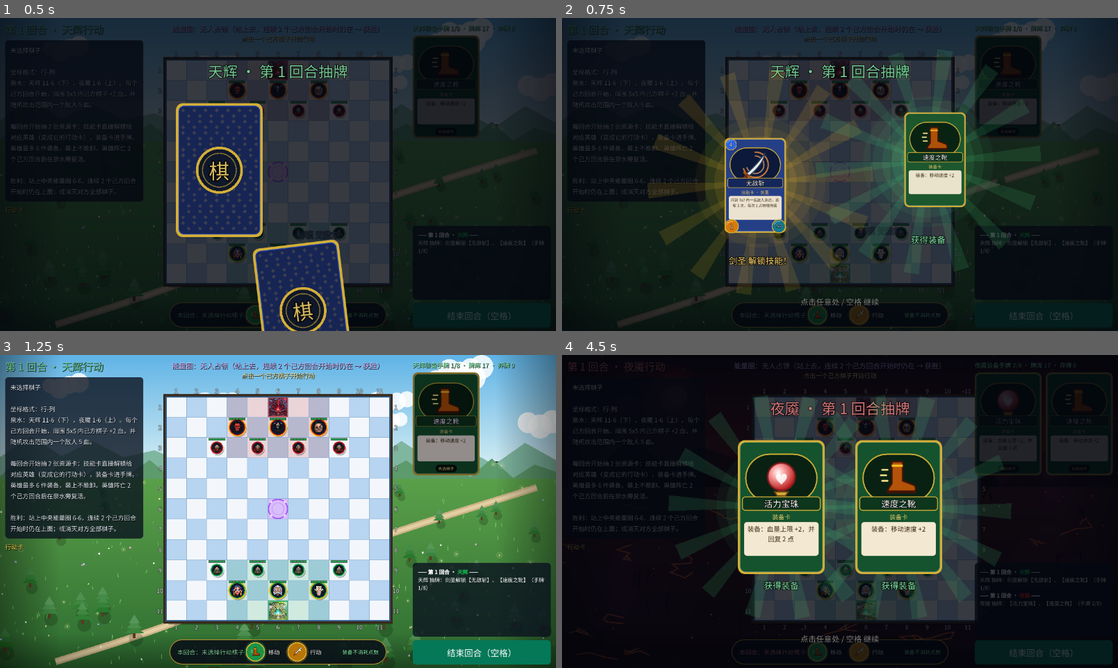
Above: before the commit, frames 1-4 (two rows, left to right).
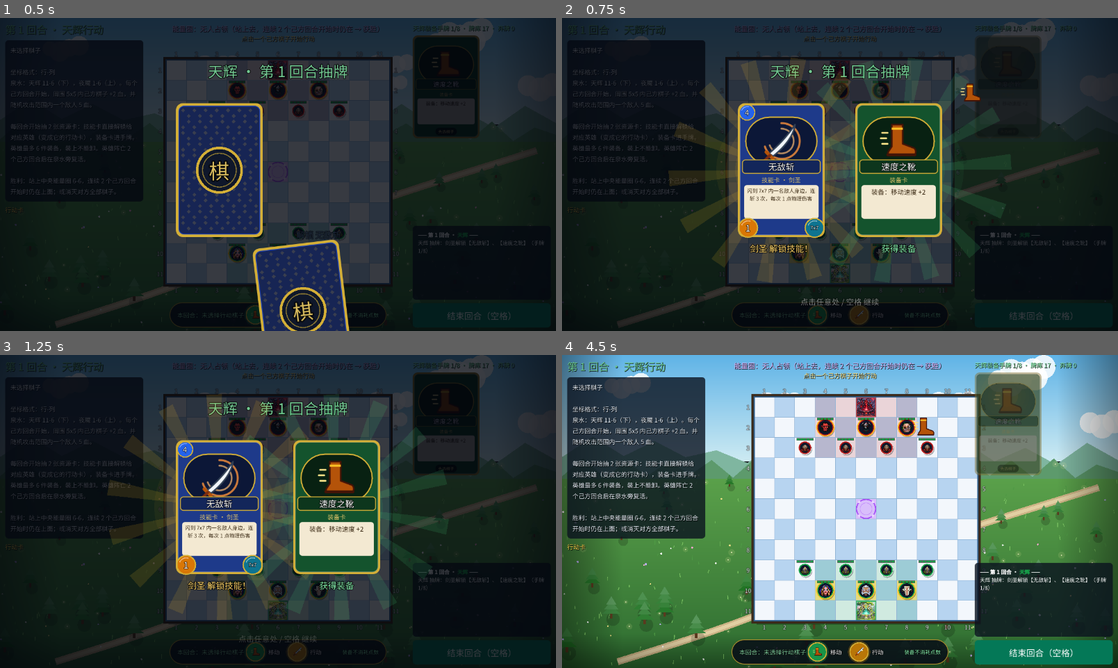
Above: after the commit, the same moments.

Repository: hRa1n/godot-dota2-chess
Game: Godot game, scene res://scenes/main.tscn
Two runs of this game, one before a commit and one after it. Both use one fixed random seed, a clock stepped at 60 frames per second and the inputs below.
Inputs (mouse positions are in pixels of both pictures, inside the frame that each line leads up to):
- Up to frame 1 (0.5 s): no input
- Up to frame 2 (0.75 s): tap Enter at 0.5 s; drag from (1006, 86) to (895, 105) at 0.52 s
- Up to frame 3 (1.25 s): no input
- Up to frame 4 (4.5 s): drag from (728, 527) to (812, 574) at 1.27 s; move the mouse to (1006, 423) at 2.02 s; hold Right 2.03-2.75 s; tap F at 2.1 s; click (1006, 423) at 2.17 s; tap M at 2.3, 3.6 s; drag from (812, 574) to (673, 464) at 2.77 s; move the mouse to (1006, 558) at 3.52 s; hold Left 3.53-4.25 s; click (1006, 558) at 3.67 s; tap Space at 3.77 s; drag from (1006, 423) to (756, 433) at 4.27 s

Frame 1 is identical in both runs. In frame 2, 23% of the frame differs, in the area x 15-87%, y 5-89%; in frame 3, 93%; in frame 4, 96%, in the area x 0-100%, y 0-100%.

Commit message:
技能特效与音效
- vfx.gd：闪电、光束、飞弹、冲击波、爆裂、斩击、斩杀红叉、旋风、雪花、毒雾、钩链、传送门、上升粒子，全部代码绘制
- 每张卡都有施法特效，并等到“命中”再结算伤害；连锁闪电逐跳、无敌斩逐刀播放；天罚全屏闪光
- 受伤、阵亡、治疗、眩晕、泉水攻击、复活、移动、回合开始、胜利都有特效 / 音效
- 抽卡演出加入发牌、翻牌、解锁、获得装备音效
- 24 个音效由 tools/gen_sfx.py 程序合成；M 键静音
- 网址加 #fxdemo 进入特效预览页
- 测试中关闭特效等待（fx_enabled = false），并检查音效文件齐全、特效会自动删除

Co-Authored-By: Claude Opus 5.5 <noreply@anthropic.com>
Claude-Session: https://claude.ai/code/session_01C7VBmFL8ghvjPypJgNp5Uf

Diff:
--- a/scenes/main.tscn
+++ b/scenes/main.tscn
@@ -1,10 +1,11 @@
-[gd_scene load_steps=6 format=3]
+[gd_scene load_steps=7 format=3]
 
 [ext_resource type="Script" path="res://scripts/game.gd" id="1_game"]
 [ext_resource type="Script" path="res://scripts/board.gd" id="2_board"]
 [ext_resource type="Script" path="res://scripts/camera_controller.gd" id="3_cam"]
 [ext_resource type="Script" path="res://scripts/hud.gd" id="4_hud"]
 [ext_resource type="Script" path="res://scripts/background.gd" id="5_bg"]
+[ext_resource type="Script" path="res://scripts/sfx.gd" id="6_sfx"]
 
 [node name="Main" type="Node2D"]
 script = ExtResource("1_game")
@@ -46,5 +47,8 @@
 script = ExtResource("3_cam")
 board_path = NodePath("../Board")
 
+[node name="Sfx" type="Node" parent="."]
+script = ExtResource("6_sfx")
+
 [node name="HUD" type="CanvasLayer" parent="."]
 script = ExtResource("4_hud")
--- a/scripts/draw_overlay.gd
+++ b/scripts/draw_overlay.gd
@@ -24,6 +24,7 @@
 var _title := ""
 var _title_color := Color.WHITE
 var _hint_alpha := 0.0
+var sfx: Sfx = null      # 由 game.gd 传进来
 
 
 func _ready() -> void:
@@ -44,17 +45,15 @@
 	_title = title
 	_title_color = color
 	_hint_alpha = 0.0
-	# 第一回合时界面可能还没布局好，直接用视口大小
-	position = Vector2.ZERO
-	size = get_viewport_rect().size
 	visible = true
 	modulate.a = 0.0
 	create_tween().tween_property(self, "modulate:a", 1.0, 0.2)
 
 	var n := results.size()
 	var spacing := CARD.x + 70
-	var center := size * 0.5
-	var deck := Vector2(center.x - CARD.x * 0.5, size.y + 40)
+	var vs := _area()
+	var center := vs * 0.5
+	var deck := Vector2(center.x - CARD.x * 0.5, vs.y + 40)
 	for i in n:
 		var r: Dictionary = results[i]
 		var v := CardView.new()
@@ -76,6 +75,7 @@
 	_tween = create_tween()
 	# 发牌：依次飞到中间
 	for e in _entries:
+		_tween.tween_callback(_snd.bind("card"))
 		_tween.tween_property(e["view"], "position", e["target"], 0.38).set_trans(Tween.TRANS_BACK).set_ease(Tween.EASE_OUT)
 		_tween.parallel().tween_property(e["view"], "rotation", 0.0, 0.38)
 		_tween.tween_interval(0.08)
@@ -113,12 +113,19 @@
 	if e["revealed"]:
 		return
 	e["revealed"] = true
+	_snd("flip")
+	_snd({"skill": "unlock", "equip": "equip"}.get(e["kind"], ""))
 	var v: CardView = e["view"]
 	v.face_down = false
 	v.scale.x = maxf(v.scale.x, 0.01)
 	v.queue_redraw()
 
 
+func _snd(name: String) -> void:
+	if sfx:
+		sfx.play(name)
+
+
 func _on_all_revealed() -> void:
 	_state = "revealed"
 	create_tween().tween_property(self, "_hint_alpha", 1.0, 0.3)
@@ -130,13 +137,14 @@
 	for e in _entries:
 		var v: CardView = e["view"]
 		var dest: Vector2
+		var vs := _area()
 		match e["kind"]:
 			"skill":
-				dest = Vector2(60, size.y * 0.55)                  # 左侧：英雄行动卡
+				dest = Vector2(60, vs.y * 0.55)                    # 左侧：英雄行动卡
 			"equip":
-				dest = Vector2(size.x - CARD.x * 0.6, 60)          # 右侧：装备手牌
+				dest = Vector2(vs.x - CARD.x * 0.6, 60)            # 右侧：装备手牌
 			_:
-				dest = Vector2(v.position.x, size.y + 60)          # 弃掉：往下掉
+				dest = Vector2(v.position.x, vs.y + 60)            # 弃掉：往下掉
 		tw.tween_property(v, "position", dest, 0.4).set_trans(Tween.TRANS_QUAD).set_ease(Tween.EASE_IN)
 		tw.tween_property(v, "scale", Vector2(0.3, 0.3), 0.4)
 		tw.tween_property(v, "modulate:a", 0.0, 0.4).set_delay(0.15)
@@ -168,12 +176,18 @@
 		queue_redraw()
 
 
+## 第一回合时界面可能还没布局好，统一用视口大小
+func _area() -> Vector2:
+	return get_viewport_rect().size
+
+
 func _draw() -> void:
+	var vs := _area()
 	# 背景压暗
-	draw_rect(Rect2(Vector2.ZERO, size), Color(0.01, 0.02, 0.05, 0.78))
+	draw_rect(Rect2(Vector2.ZERO, vs), Color(0.01, 0.02, 0.05, 0.78))
 
 	# 标题
-	_center_text(_title, Vector2(size.x * 0.5, size.y * 0.5 - CARD.y * 0.5 - 70), 34, _title_color.lightened(0.4))
+	_center_text(_title, Vector2(vs.x * 0.5, vs.y * 0.5 - CARD.y * 0.5 - 70), 34, _title_color.lightened(0.4))
 
 	# 翻开的卡背后：旋转光芒 + 光晕
 	for e in _entries:
@@ -196,7 +210,7 @@
 	# 继续提示
 	if _hint_alpha > 0.0:
 		var a := _hint_alpha * (0.6 + 0.4 * sin(_angle * 8.0))
-		_center_text("点击任意处 / 空格 继续", Vector2(size.x * 0.5, size.y - 60), 18, Color(1, 1, 1, a))
+		_center_text("点击任意处 / 空格 继续", Vector2(vs.x * 0.5, vs.y - 60), 18, Color(1, 1, 1, a))
 
 
 func _center_text(t: String, c: Vector2, fs: int, col: Color) -> void:
--- a/scripts/game.gd
+++ b/scripts/game.gd
@@ -73,6 +73,9 @@
 @onready var pieces_root: Node2D = $Pieces
 @onready var fx_root: Node2D = $FX
 @onready var hud: Hud = $HUD
+@onready var sfx: Sfx = $Sfx
+## 关掉后不播特效、不等待（自动测试用，让结算立即完成）
+var fx_enabled := true
 @onready var backgrounds: Array[Control] = [$BackgroundLayer/RadiantBG, $BackgroundLayer/DireBG]
 var _bg_tween: Tween
 
@@ -117,8 +120,12 @@
 	hud.hand_card_dropped.connect(_on_hand_card_dropped)
 	hud.end_turn_pressed.connect(end_turn)
 	hud.restart_pressed.connect(func(): get_tree().reload_current_scene())
+	hud.draw_overlay.sfx = sfx
 	_spawn_all()
 	_build_decks()
+	if _url_hash() == "#fxdemo":     # 特效预览：网址末尾加 #fxdemo
+		_fx_demo()
+		return
 	_start_turn()
 
 
@@ -139,6 +146,8 @@
 		KEY_SPACE:      # 空格：结束回合
 			get_viewport().set_input_as_handled()
 			end_turn()
+		KEY_M:          # M：静音开关
+			_log("音效：%s" % ("关" if sfx.toggle_mute() else "开"))
 
 
 # ================= 布置 =================
@@ -347,6 +356,7 @@
 	_log("[b]—— 第 %d 回合 · [color=%s]%s[/color] ——[/b]" % [
 		round_no, TEAM_COLOR[current_team].to_html(false), TEAM_NAME[current_team]])
 	_switch_background(current_team)
+	_snd("turn")
 	_respawn_tick(current_team)
 	_fountain_tick(current_team)
 	if _check_win():
@@ -432,6 +442,8 @@
 			_log("%s 泉水周围没有空位，下回合再复活" % p.label_name)
 			continue
 		p.revive(c, board.cell_center(c))
+		_fx("ring", p.position, p.position, TEAM_COLOR[team].lightened(0.3), 1.0, 0.6)
+		_snd("respawn")
 		_log("[color=#93c5fd]%s 在 %s 复活[/color]" % [p.label_name, fmt(c)])
 
 
@@ -478,6 +490,8 @@
 	if not enemies_in_range.is_empty():
 		var victim: Piece = enemies_in_range.pick_random()
 		_log("泉水攻击 %s" % victim.label_name)
+		_fx("beam", board.cell_center(f), victim.position, TEAM_COLOR[team].lightened(0.4), 0.0, 0.35)
+		_snd("zap")
 		_damage(victim, FOUNTAIN_DAMAGE)
 
 
@@ -686,6 +700,7 @@
 	has_moved = true
 	move_cells.clear()
 	_log("%s 移动到 %s" % [p.label_name, fmt(cell)])
+	_snd("step")
 	p.cell = cell
 	busy = true
 	_refresh_view()
@@ -719,6 +734,7 @@
 	var target := piece_at(target_cell)
 	var physical: bool = card.get("damage_type", "magic") == "physical"
 	_log("%s 使用【%s】" % [p.label_name, card["name"]])
+	await _cast_fx(card_id, p, target)
 
 	match card["effect"]:
 		"damage":
@@ -744,6 +760,9 @@
 				if next == null:
 					break
 				hit.append(next)
+				_fx("bolt", last.position, next.position, Color("#7dd3fc"), 0.0, 0.3)
+				_snd("zap")
+				await _wait(0.1)
 				_damage(next, card["jump_damage"], physical)
 				last = next
 
@@ -776,7 +795,10 @@
 			_stun(target, randi_range(card["stun_min"], card["stun_max"]))
 
 		"rift":
-			await _teleport(p, _free_cell_next_to(target, p))
+			var rift_dest := _free_cell_next_to(target, p)
+			_fx("portal", p.position, p.position, Color("#a855f7"), 0.5, 0.45)
+			_fx("portal", board.cell_center(rift_dest), board.cell_center(rift_dest), Color("#a855f7"), 0.5, 0.45)
+			await _teleport(p, rift_dest)
 			_damage(target, card["damage"], physical)
 
 		"omnislash":
@@ -788,7 +810,11 @@
 						near.append(e)
 				if near.is_empty():
 					break
-				_damage(near.pick_random(), card["damage"], physical)
+				var victim: Piece = near.pick_random()
+				_fx("slash", victim.position, victim.position, Color("#fb923c"), 0.45, 0.25)
+				_snd("hit")
+				_damage(victim, card["damage"], physical)
+				await _wait(0.13)
 
 		"summon":
 			var made := 0
@@ -798,6 +824,7 @@
 				var c: Vector2i = p.cell + d
 				if is_blocked(c):
 					continue
+				_fx("cloud", board.cell_center(c), board.cell_center(c), Color("#a855f7"), 0.6, 0.5)
 				var s := _spawn(card["summon"], p.team, c)
 				s.modulate.a = 0.0
 				create_tween().tween_property(s, "modulate:a", 1.0, 0.3)
@@ -849,6 +876,150 @@
 
 	p.queue_redraw()
 	_after_action()
+
+
+# ================= 特效 / 音效 =================
+
+func _url_hash() -> String:
+	if OS.has_feature("web"):
+		return str(JavaScriptBridge.eval("window.location.hash", true))
+	return ""
+
+
+## 特效预览页：每张卡的施法特效轮流在棋盘中间循环播放
+func _fx_demo() -> void:
+	for p in pieces:
+		p.hide()
+		p.alive = false
+	var caster := _spawn("zeus", 0, Vector2i(5, 8))
+	var dummy := _spawn("soldier", 1, Vector2i(5, 3))
+	var dummy2 := _spawn("soldier", 1, Vector2i(6, 4))
+	var ids := ["basic_attack"]
+	for hero in PieceDefs.HERO_SKILLS:
+		ids.append_array(PieceDefs.HERO_SKILLS[hero])
+	ids.append("item_mail")
+	hud.set_hint("特效预览（#fxdemo）：循环播放每张卡的施法特效")
+	while true:
+		for id in ids:
+			dummy.hp = dummy.max_hp
+			dummy2.hp = dummy2.max_hp
+			hud.set_capture("【%s】" % PieceDefs.CARDS[id]["name"], Color("#fde68a"))
+			await _cast_fx(id, caster, dummy)
+			await get_tree().create_timer(1.0).timeout
+
+func _snd(name: String) -> void:
+	sfx.play(name)
+
+
+## 在棋盘上放一个特效；半径以格子为单位
+func _fx(kind: String, from: Vector2, to: Vector2, color: Color, radius_cells := 0.8, duration := 0.4) -> void:
+	if not fx_enabled:
+		return
+	fx_root.add_child(Vfx.make(kind, from, to, color, radius_cells * board.cell_size, duration))
+
+
+## 等特效播到命中的那一刻（测试时 fx_enabled = false，不等待）
+func _wait(sec: float) -> void:
+	if not fx_enabled:
+		return
+	busy = true
+	await get_tree().create_timer(sec).timeout
+	busy = false
+
+
+static func _sky(pos: Vector2) -> Vector2:
+	return pos + Vector2(randf_range(-30, 30), -360)
+
+
+## 每张卡的施法表现：播特效 + 音效，并等到“命中”再结算伤害
+func _cast_fx(card_id: String, p: Piece, target: Piece) -> void:
+	var at: Vector2 = target.position if target else p.position
+	match card_id:
+		"basic_attack", "illusion_attack":
+			_fx("slash", at, at, Color("#e5e7eb"), 0.6, 0.3)
+			_snd("hit")
+			await _wait(0.12)
+		"zeus_chain":
+			_fx("bolt", p.position, at, Color("#7dd3fc"), 0.0, 0.35)
+			_snd("zap")
+			await _wait(0.12)
+		"zeus_bolt":
+			_fx("bolt", _sky(at), at, Color("#93c5fd"), 0.0, 0.45)
+			_fx("burst", at, at, Color("#bfdbfe"), 0.9, 0.35)
+			_snd("thunder")
+			await _wait(0.15)
+		"zeus_wrath":
+			hud.flash(Color("#dbeafe"))
+			for e in enemies_of(p):
+				_fx("bolt", _sky(e.position), e.position, Color("#93c5fd"), 0.0, 0.5)
+			_snd("thunder")
+			await _wait(0.25)
+		"cm_nova":
+			_fx("ring", at, at, Color("#7dd3fc"), 1.6, 0.45)
+			_fx("snow", at, at, Color("#bae6fd"), 1.5, 0.6)
+			_snd("ice")
+			await _wait(0.18)
+		"cm_frostbite":
+			_fx("orb", p.position, at, Color("#7dd3fc"), 0.0, 0.25)
+			_snd("ice")
+			await _wait(0.25)
+			_fx("ring", at, at, Color("#e0f2fe"), 0.6, 0.35)
+		"cm_field":
+			_fx("snow", p.position, p.position, Color("#bae6fd"), 3.5, 0.9)
+			_fx("ring", p.position, p.position, Color("#7dd3fc"), 3.5, 0.6)
+			_snd("blizzard")
+			await _wait(0.3)
+		"jugg_fury":
+			_fx("spin", p.position, p.position, Color("#fb923c"), 1.2, 0.6)
+			_snd("spin")
+			await _wait(0.2)
+		"jugg_ward":
+			_fx("ring", p.position, p.position, Color("#4ade80"), 2.5, 0.6)
+			_snd("heal")
+			await _wait(0.15)
+		"jugg_omni":
+			_fx("burst", p.position, p.position, Color("#fb923c"), 0.8, 0.3)
+			_snd("warp")
+			await _wait(0.1)
+		"ck_bolt":
+			_fx("orb", p.position, at, Color("#a855f7"), 0.0, 0.3)
+			_snd("magic")
+			await _wait(0.3)
+			_fx("burst", at, at, Color("#c084fc"), 0.8, 0.35)
+		"ck_rift":
+			_snd("warp")
+		"ck_phantasm":
+			_snd("warp")
+		"axe_call":
+			_fx("ring", p.position, p.position, Color("#ef4444"), 1.6, 0.45)
+			_fx("ring", p.position, p.position, Color("#fca5a5"), 1.1, 0.35)
+			_snd("roar")
+			await _wait(0.15)
+		"axe_helix":
+			_fx("spin", p.position, p.position, Color("#ef4444"), 1.2, 0.5)
+			_snd("spin")
+			await _wait(0.18)
+		"axe_cull":
+			_fx("x", at, at, Color("#dc2626"), 0.5, 0.5)
+			_snd("cull")
+			await _wait(0.15)
+		"pudge_hook":
+			_fx("chain", p.position, at, Color.WHITE, 0.0, 0.5)
+			_snd("hook")
+			await _wait(0.25)
+		"pudge_rot":
+			_fx("cloud", p.position, p.position, Color("#65a30d"), 1.6, 0.7)
+			_snd("rot")
+			await _wait(0.2)
+		"pudge_dismember":
+			_fx("burst", at, at, Color("#dc2626"), 0.9, 0.5)
+			_fx("cloud", at, at, Color("#991b1b"), 0.7, 0.5)
+			_snd("dismember")
+			await _wait(0.18)
+		_:
+			if PieceDefs.CARDS[card_id]["kind"] == "equip":
+				_fx("rise", p.position, p.position, Color("#fcd34d"), 0.8, 0.6)
+				_snd("equip")
 
 
 func _apply_equipment(p: Piece, card: Dictionary, card_id: String) -> void:
@@ -879,6 +1050,7 @@
 		return
 	target.stun = maxi(target.stun, turns)
 	target.queue_redraw()
+	_fx("ring", target.position, target.position, Color("#facc15"), 0.5, 0.35)
 	_log("  %s 被眩晕 %d 回合" % [target.label_name, turns])
 
 
@@ -919,10 +1091,13 @@
 		amount = maxi(1, amount - target.defense)
 	target.hp = maxi(0, target.hp - amount)
 	target.flash()
+	_snd("hurt")
 	target.queue_redraw()
 	_float(target.position, "-%d" % amount, Color("#ff5a4f"))
 	_log("  %s 受到 %d 点伤害（剩余 %d）" % [target.label_name, amount, target.hp])
 	if target.hp == 0:
+		_fx("burst", target.position, target.position, Color("#d1d5db"), 0.8, 0.5)
+		_snd("death")
 		target.die()
 		_log("  [color=#f87171]%s 阵亡[/color]" % target.label_name)
 		if target.is_hero:
@@ -941,6 +1116,8 @@
 	target.hp += real
 	target.queue_redraw()
 	_float(target.position, "+%d" % real, Color("#4ade80"))
+	_fx("rise", target.position, target.position, Color("#4ade80"), 0.7, 0.6)
+	_snd("heal")
 
 
 func _float(pos: Vector2, text: String, color: Color) -> void:
@@ -968,6 +1145,7 @@
 
 func _declare_win(winner: int, reason: String) -> void:
 	game_over = true
+	_snd("victory")
 	_log("[b]%s 获胜！（%s）[/b]" % [TEAM_NAME[winner], reason])
 	_refresh_view()
 	hud.show_winner("%s 获胜！\n%s" % [TEAM_NAME[winner], reason], TEAM_COLOR[winner])
--- a/scripts/hud.gd
+++ b/scripts/hud.gd
@@ -21,6 +21,7 @@
 var equip_title: Label
 var ap_bar: ApBar
 var draw_overlay: DrawOverlay
+var flash_rect: ColorRect
 var drag_ghost: TextureRect
 var _drag_info := {}
 var equip_grid: GridContainer
@@ -182,6 +183,13 @@
 	drag_ghost.z_index = 100
 	root.add_child(drag_ghost)
 
+	# 全屏闪光（天罚等大招）
+	flash_rect = ColorRect.new()
+	flash_rect.set_anchors_preset(Control.PRESET_FULL_RECT)
+	flash_rect.mouse_filter = Control.MOUSE_FILTER_IGNORE
+	flash_rect.color = Color(1, 1, 1, 0)
+	root.add_child(flash_rect)
+
 	# 抽卡演出（盖在所有界面上面）
 	draw_overlay = DrawOverlay.new()
 	root.add_child(draw_overlay)
@@ -301,6 +309,11 @@
 		v.position = Vector2((i % 2) * (CARD_SIZE.x + CARD_GAP), v.base_y)
 
 
+func flash(color: Color, strength := 0.55) -> void:
+	flash_rect.color = Color(color.r, color.g, color.b, strength)
+	create_tween().tween_property(flash_rect, "color:a", 0.0, 0.45)
+
+
 func play_draw(results: Array, title: String, color: Color) -> void:
 	draw_overlay.play(results, title, color)
 
--- /dev/null
+++ b/scripts/sfx.gd
@@ -0,0 +1,49 @@
+class_name Sfx
+extends Node
+## 音效播放器：play("hit") 播放 assets/sfx/hit.wav。
+## 同一个音效 60 毫秒内只播一次（范围技能同时打到好几个人时不会叠成爆音）。M 键静音。
+
+const DIR := "res://assets/sfx/"
+const POOL := 8
+
+var muted := false
+var _players: Array[AudioStreamPlayer] = []
+var _streams := {}
+var _last_played := {}
+var _next := 0
+
+
+func _ready() -> void:
+	for i in POOL:
+		var p := AudioStreamPlayer.new()
+		p.volume_db = -6.0
+		add_child(p)
+		_players.append(p)
+
+
+func play(sound: String, volume_db := 0.0, pitch := 1.0) -> void:
+	if muted or sound == "":
+		return
+	var now := Time.get_ticks_msec()
+	if now - int(_last_played.get(sound, -1000)) < 60:
+		return
+	_last_played[sound] = now
+	if not _streams.has(sound):
+		var path := DIR + sound + ".wav"
+		_streams[sound] = load(path) if ResourceLoader.exists(path) else null
+	if _streams[sound] == null:
+		return
+	var p := _players[_next]
+	_next = (_next + 1) % POOL
+	p.stream = _streams[sound]
+	p.volume_db = -6.0 + volume_db
+	p.pitch_scale = pitch * randf_range(0.96, 1.04)     # 轻微随机音高，听起来不那么机械
+	p.play()
+
+
+func toggle_mute() -> bool:
+	muted = not muted
+	if muted:
+		for p in _players:
+			p.stop()
+	return muted
--- /dev/null
+++ b/scripts/vfx.gd
@@ -0,0 +1,169 @@
+class_name Vfx
+extends Node2D
+## 技能特效：全部用代码画，播完自动删除。坐标都是棋盘本地坐标。
+##   bolt    闪电：p0 → p1 的锯齿线（每帧重新抖动）
+##   beam    光束：p0 → p1 的粗直线
+##   orb     飞弹：发光球从 p0 飞到 p1，带拖尾
+##   ring    冲击波：以 p1 为中心扩散的圆环
+##   burst   爆裂：从 p1 往外射的光线
+##   slash   斩击：p1 上划过的几道刀光
+##   x       斩杀：p1 上的巨大红叉
+##   spin    旋风：绕 p1 旋转的弧
+##   snow    雪花：以 p1 为中心、radius 内飘落的雪片
+##   cloud   毒雾 / 烟雾：p1 周围鼓起的半透明圆
+##   chain   钩链：从 p0 伸到 p1 再收回
+##   portal  传送门：p1 上张开再合上的椭圆
+##   rise    上升粒子：从 p1 往上飘的十字 / 星点（治疗、装备）
+
+var kind := ""
+var p0 := Vector2.ZERO
+var p1 := Vector2.ZERO
+var color := Color.WHITE
+var radius := 40.0
+var duration := 0.4
+var _t := 0.0
+var _seed := 0
+
+
+static func make(p_kind: String, from: Vector2, to: Vector2, p_color: Color, p_radius := 40.0, p_duration := 0.4) -> Vfx:
+	var v := Vfx.new()
+	v.kind = p_kind
+	v.p0 = from
+	v.p1 = to
+	v.color = p_color
+	v.radius = p_radius
+	v.duration = p_duration
+	return v
+
+
+func _ready() -> void:
+	z_index = 20
+	_seed = randi()
+
+
+func _process(delta: float) -> void:
+	_t += delta
+	if _t >= duration:
+		queue_free()
+	else:
+		queue_redraw()
+
+
+func _draw() -> void:
+	var k := clampf(_t / duration, 0.0, 1.0)
+	var fade := 1.0 - k
+	var rng := RandomNumberGenerator.new()
+	match kind:
+		"bolt":
+			rng.seed = _seed + int(_t * 40.0)
+			var pts := PackedVector2Array([p0])
+			var segs := 9
+			var dir := p1 - p0
+			var nrm := dir.orthogonal().normalized()
+			for i in range(1, segs):
+				pts.append(p0 + dir * (float(i) / segs) + nrm * rng.randf_range(-14, 14))
+			pts.append(p1)
+			draw_polyline(pts, _a(color, 0.45 * fade), 16.0)
+			draw_polyline(pts, _a(color.lightened(0.5), fade), 6.0)
+			draw_polyline(pts, _a(Color.WHITE, fade), 2.5)
+			draw_circle(p1, 22.0 * (1.0 + k), _a(color, 0.45 * fade))
+
+		"beam":
+			draw_line(p0, p1, _a(color, 0.4 * fade), 18.0)
+			draw_line(p0, p1, _a(color.lightened(0.6), 0.9 * fade), 4.0)
+
+		"orb":
+			var e := ease(k, 0.6)
+			var pos := p0.lerp(p1, e)
+			for i in 6:
+				var tp := p0.lerp(p1, maxf(0.0, e - i * 0.05))
+				draw_circle(tp, 9.0 - i * 1.2, _a(color, 0.25 * (1.0 - i / 6.0)))
+			draw_circle(pos, 20.0, _a(color, 0.4))
+			draw_circle(pos, 11.0, _a(color.lightened(0.5), 0.95))
+			draw_circle(pos, 5.0, Color.WHITE)
+
+		"ring":
+			var r := radius * ease(k, 0.4)
+			draw_circle(p1, r, _a(color, 0.22 * fade))
+			draw_arc(p1, r, 0, TAU, 64, _a(color.lightened(0.3), fade), 9.0 * fade + 2.0)
+
+		"burst":
+			rng.seed = _seed
+			for i in 12:
+				var a := TAU * i / 12 + rng.randf_range(-0.2, 0.2)
+				var l := radius * ease(k, 0.3) * rng.randf_range(0.6, 1.0)
+				draw_line(p1 + Vector2.from_angle(a) * l * 0.3, p1 + Vector2.from_angle(a) * l, _a(color, fade), 5.0)
+			draw_circle(p1, radius * 0.4 * (1.0 - k), _a(color.lightened(0.4), 0.6 * fade))
+
+		"slash":
+			for i in 3:
+				var kk := clampf(k * 2.0 - i * 0.25, 0.0, 1.0)
+				if kk <= 0.0:
+					continue
+				var a := -0.8 + i * 0.5
+				var d := Vector2.from_angle(a) * radius
+				var o := Vector2(0, (i - 1) * 8)
+				draw_line(p1 - d + o, p1 - d + o + d * 2.0 * kk, _a(color, 0.6 * fade), 12.0)
+				draw_line(p1 - d + o, p1 - d + o + d * 2.0 * kk, _a(Color.WHITE, fade), 4.5)
+
+		"x":
+			var s := radius * (0.6 + 0.4 * ease(k, 0.3))
+			for d in [Vector2(1, 1), Vector2(1, -1)]:
+				draw_line(p1 - d * s, p1 + d * s, _a(color, 0.4 * fade), 16.0)
+				draw_line(p1 - d * s, p1 + d * s, _a(color.lightened(0.4), fade), 6.0)
+
+		"spin":
+			for i in 3:
+				var a0 := _t * 14.0 + TAU * i / 3
+				draw_arc(p1, radius, a0, a0 + 1.6, 16, _a(color, fade), 9.0)
+				draw_arc(p1, radius * 0.7, -a0, -a0 + 1.0, 12, _a(color.lightened(0.4), 0.6 * fade), 3.0)
+
+		"snow":
+			rng.seed = _seed
+			draw_circle(p1, radius, _a(color, 0.2 * fade))
+			for i in 40:
+				var base := p1 + Vector2(rng.randf_range(-radius, radius), rng.randf_range(-radius, radius))
+				if base.distance_to(p1) > radius:
+					continue
+				var fall := Vector2(sin(_t * 4.0 + i) * 6.0, (_t * 60.0 + i * 7.0) - 20.0)
+				var c := base + fall
+				var sz := rng.randf_range(3.0, 6.0)
+				draw_line(c - Vector2(sz, 0), c + Vector2(sz, 0), _a(Color.WHITE, fade), 2.5)
+				draw_line(c - Vector2(0, sz), c + Vector2(0, sz), _a(Color.WHITE, fade), 2.5)
+
+		"cloud":
+			rng.seed = _seed
+			for i in 9:
+				var off := Vector2(rng.randf_range(-1, 1), rng.randf_range(-1, 1)) * radius * 0.7
+				var r := radius * 0.45 * (0.6 + 0.6 * sin(k * PI)) * rng.randf_range(0.7, 1.1)
+				draw_circle(p1 + off, r, _a(color, 0.32 * fade))
+
+		"chain":
+			var out := minf(k * 2.0, 2.0 - k * 2.0)       # 0 → 1 → 0
+			var tip := p0.lerp(p1, out)
+			var n := int(p0.distance_to(tip) / 10.0)
+			for i in n:
+				var c := p0.lerp(tip, float(i) / maxf(1.0, n))
+				draw_arc(c, 4.0, 0, TAU, 8, Color("#d6d3d1"), 2.0)
+			draw_circle(tip, 6.0, Color("#e7e5e4"))
+
+		"portal":
+			var open := sin(k * PI)
+			draw_set_transform(p1, 0.0, Vector2(0.6, 1.0))
+			draw_circle(Vector2.ZERO, radius * open, _a(color.darkened(0.5), 0.8))
+			draw_arc(Vector2.ZERO, radius * open, 0, TAU, 40, _a(color.lightened(0.3), 1.0), 4.0)
+			draw_set_transform(Vector2.ZERO, 0.0, Vector2.ONE)
+
+		"rise":
+			rng.seed = _seed
+			for i in 10:
+				var x := rng.randf_range(-radius * 0.6, radius * 0.6)
+				var y := -k * radius * rng.randf_range(0.8, 1.6) + rng.randf_range(-6, 6)
+				var c := p1 + Vector2(x, y)
+				var sz := rng.randf_range(3.0, 5.0)
+				draw_line(c - Vector2(sz, 0), c + Vector2(sz, 0), _a(color, fade), 2.5)
+				draw_line(c - Vector2(0, sz), c + Vector2(0, sz), _a(color, fade), 2.5)
+
+
+static func _a(c: Color, alpha: float) -> Color:
+	return Color(c.r, c.g, c.b, c.a * clampf(alpha, 0.0, 1.0))
--- a/tests/test_rules.gd
+++ b/tests/test_rules.gd
@@ -36,6 +36,7 @@
 		game.queue_free()
 		await process_frame
 	game = load("res://scenes/main.tscn").instantiate()
+	game.fx_enabled = false     # 不播特效、不等待，结算立即完成
 	root.add_child(game)
 	await process_frame
 	await process_frame
@@ -69,6 +70,16 @@
 
 func _run() -> void:
 	await new_game()
+
+	print("[特效与音效]")
+	var all_sfx_ok := true
+	for snd in ["hit", "hurt", "zap", "thunder", "ice", "blizzard", "spin", "magic", "warp", "heal", "roar", "cull", "hook", "rot", "dismember", "step", "card", "flip", "unlock", "equip", "death", "turn", "respawn", "victory"]:
+		all_sfx_ok = all_sfx_ok and ResourceLoader.exists("res://assets/sfx/%s.wav" % snd)
+	check(all_sfx_ok, "24 个音效文件都在")
+	var v := Vfx.make("bolt", Vector2.ZERO, Vector2(100, 0), Color.WHITE, 40.0, 0.05)
+	root.add_child(v)
+	await wait(0.2)
+	check(not is_instance_valid(v), "特效播完自动删除")
 
 	print("[布置与属性]")
 	check(Board.COLS == 11 and Board.ROWS == 11, "地图 11x11")
Not shown, added: assets/sfx/blizzard.wav.import
Not shown, added: assets/sfx/card.wav.import
Not shown, added: assets/sfx/cull.wav.import
Not shown, added: assets/sfx/death.wav.import
Not shown, added: assets/sfx/dismember.wav.import
Not shown, added: assets/sfx/equip.wav.import
Not shown, added: assets/sfx/flip.wav.import
Not shown, added: assets/sfx/heal.wav.import
Not shown, added: assets/sfx/hit.wav.import
Not shown, added: assets/sfx/hook.wav.import
Not shown, added: assets/sfx/hurt.wav.import
Not shown, added: assets/sfx/ice.wav.import
(and 38 more such lines)
